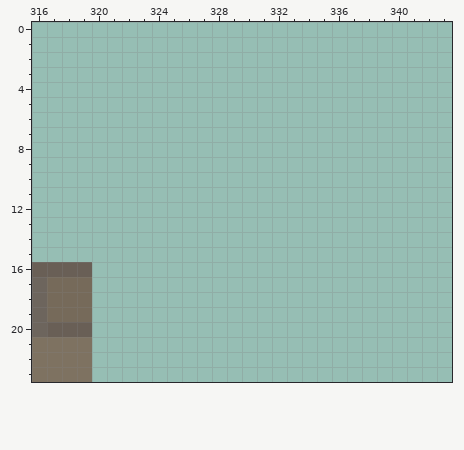
Pixel-art file, stored at Sprite/Pixel Crawler - Free Pack/Environment/Tilesets/Floors_Tiles.aseprite. This is how it looked before the edit.
400x416 pixels, 1 frame. Colours within 5 levels of each other are drawn and written as one. Shown: x 316..343, y 0..23. The commit also changed other parts of the picture, which this record leaves out.
New version:
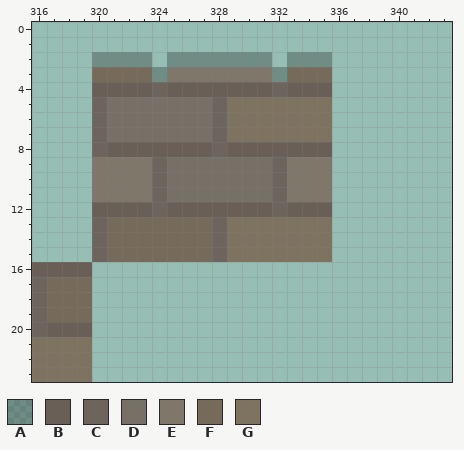
Palette (. is transparent): A #00000042  B #695f56  C #6d655d  D #777066  E #80776b  F #766a5a  G #7e7261
Changes in this commit:
@@ x 316..343 @@
  1 ............................
- 2 ............................
- 3 ............................
- 4 ............................
- 5 ............................
- 6 ............................
- 7 ............................
- 8 ............................
- 9 ............................
-10 ............................
-11 ............................
-12 ............................
-13 ............................
-14 ............................
-15 ............................
+ 2 ....AAAA.AAAAAAA.AAA........
+ 3 ....FFFFAEEEEEEEAFFF........
+ 4 ....BBBBCBBBBBBBCBBB........
+ 5 ....CDDDDDDDCGGGGGGG........
+ 6 ....CDDDDDDDCGGGGGGG........
+ 7 ....CDDDDDDDCGGGGGGG........
+ 8 ....CBBBBBBBCBBBBBBB........
+ 9 ....EEEECDDDDDDDCEEE........
+10 ....EEEECDDDDDDDCEEE........
+11 ....EEEECDDDDDDDCEEE........
+12 ....BBBBCBBBBBBBCBBB........
+13 ....CFFFFFFFCGGGGGGG........
+14 ....CFFFFFFFCGGGGGGG........
+15 ....CFFFFFFFCGGGGGGG........
 16 BBBB........................
Boxes around the changes in both pictures, in picture pixels (x1, y1, x2, y2):
added: (92, 52, 332, 262)
